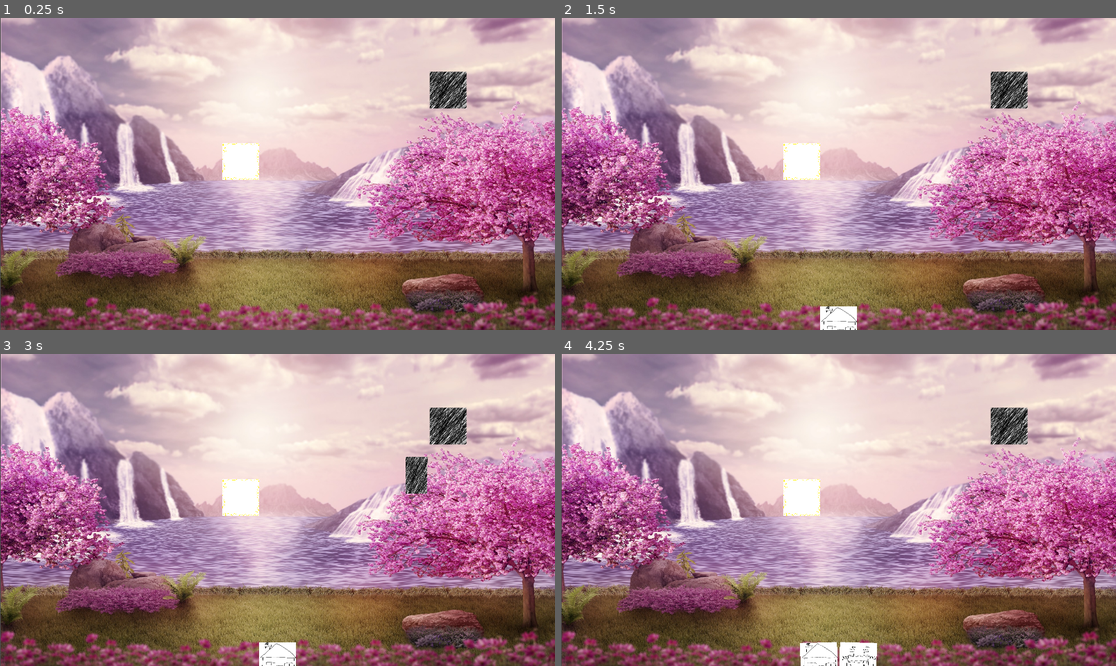
Above: before the commit, frames 1-4 (two rows, left to right).
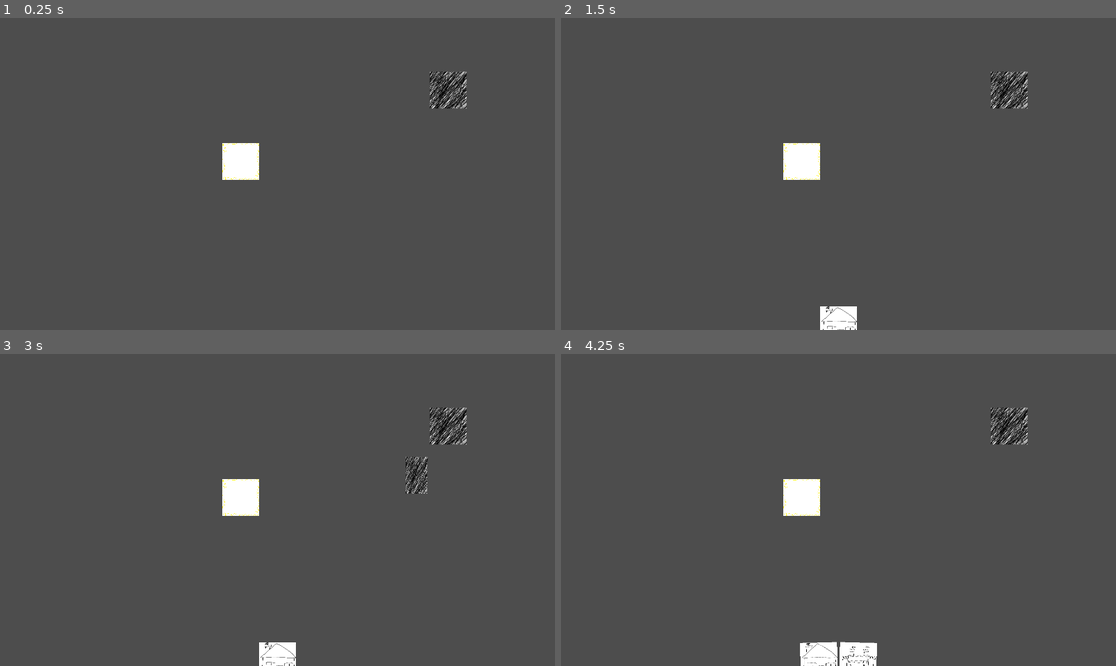
Above: after the commit, the same moments.

Repository: Reeyan283/ianCardGame
Game: Godot game, scene res://play_space.tscn
Two runs of this game, one before a commit and one after it. Both use one fixed random seed, a clock stepped at 60 frames per second and the inputs below.
Inputs (mouse positions are in pixels of both pictures, inside the frame that each line leads up to):
- Up to frame 1 (0.25 s): no input
- Up to frame 2 (1.5 s): click (1010, 89) at 0.5 s; click (860, 289) at 1.25 s
- Up to frame 3 (3 s): click (277, 659) at 2 s; click (449, 425) at 2.75 s
- Up to frame 4 (4.25 s): click (827, 659) at 3.52 s

The runs differ from the first frame. In frame 1, 97% of the frame differs, in the area x 0-100%, y 0-100%; in frame 2, 97%; in frame 3, 96%; in frame 4, 96%.

Commit message:
renaming

Diff:
--- a/cards.gd
+++ b/cards.gd
@@ -15,12 +15,12 @@
 		if c.index >= 0:
 			match state:
 				Neutral, InMouseTop:
-					c.reposition(c.MovingShort,c.index,total_cards)
+					c.position_in_hand(c.MovingInHand,c.index,total_cards)
 				Focusing, InMouseBottom:
 					if c.index >= gap_index:
-						c.reposition(c.MovingShort,c.index + 1,total_cards + 1)
+						c.position_in_hand(c.MovingInHand,c.index + 1,total_cards + 1)
 					elif c.index >= 0:
-						c.reposition(c.MovingShort,c.index,total_cards + 1)
+						c.position_in_hand(c.MovingInHand,c.index,total_cards + 1)
 
 func add_card(card: Node, pos : int):
 	var card_node = get_children()
--- a/cards/card_base.gd
+++ b/cards/card_base.gd
@@ -6,11 +6,9 @@
 @onready var card_info: Array = card_database.DATA.get(card_database[card_name])
 @onready var card_img_path: String = str("res://assets/cards/", card_info[0], "/", card_name, ".png")
 
-@onready var original_scale: Vector2 = scale
 
 @onready var hand_circle_center: Vector2 = Vector2(get_viewport().size.x, get_viewport().size.y) * Vector2(0.5, 3.65)
 @onready var hand_circle_radius: int = get_viewport().size.x * 1.5
-
 var hand_circle_angle: float = 0
 var hand_circle_angle_vector: Vector2 = Vector2()
 const HAND_SPREAD_ANGLE: float = .047
@@ -19,33 +17,34 @@
 var target_pos: Vector2
 var start_rot: float
 var target_rot: float
+@onready var original_scale: Vector2 = scale
 var start_scale: Vector2
 @onready var target_scale: Vector2 = original_scale
 @onready var focus_scale: Vector2 = original_scale*2
+@onready var card_offset = $'../../'.CARD_SIZE.x * Vector2(0.5,0.5)
 
 var t: float = 0
 var move_short_time: float = 0.2
 var move_long_time: float = 0.8
 var focus_time: float = 0.25
-var shrink_time = 0.1
-var shift_line: float = 0.65
-var in_top_flag: bool = true
-var drawing_flag: bool = true
+var scale_time = 0.1
+@onready var hand_line: float = get_viewport().size.y * 0.7
+var in_top: bool = true
+var is_drawing: bool = true
+var in_hand: bool = true
 
 # Card States
 enum{
 	Neutral,
-	InHand,
 	InPlay,
 	InMouse,
 	Focusing,
-	MovingLong,
-	MovingShort
+	MovingToHand,
+	MovingFromHand,
+	MovingInHand
 }
-
 var state = Neutral
 
-# Called when the node enters the scene tree for the first time.
 func _ready():
 	var card_size = size
 	$Card.texture = ImageTexture.create_from_image(Image.load_from_file(card_img_path))
@@ -55,56 +54,53 @@
 
 func _physics_process(delta):
 	match state:
-		Neutral:
-			pass
-		InHand:
-			pass
-		InPlay:
+		Neutral, InPlay:
 			pass
 		InMouse:
 			rotation = 0
-			position = get_viewport().get_mouse_position() - $'../../'.CARD_SIZE.x * Vector2(0.5,0.5)
+			position = get_viewport().get_mouse_position() - card_offset
 			if t <= 1:
 				scale = start_scale * (1-t) + target_scale * t
-				t += delta/float(shrink_time)
+				t += delta/float(scale_time)
 			else:
 				scale = target_scale
-			if position.y < get_viewport().size.y * shift_line and not in_top_flag:
-				$"../../Cards".set_state($"../../Cards".InMouseTop, 20)
-				$"../../Cards".align_cards()
-				in_top_flag = true
-			if position.y > get_viewport().size.y * shift_line and in_top_flag:
-				$"../../Cards".set_state($"../../Cards".InMouseBottom, 20)
-				in_top_flag = false
-			if not in_top_flag and position_to_slot(get_viewport().get_mouse_position()) != $"../../Cards".gap_index:
-				$"../../Cards".gap_index = position_to_slot(get_viewport().get_mouse_position())
-				$"../../Cards".align_cards()
+			if in_hand == true:
+				if position.y < hand_line and not in_top:
+					$"../../CardsInHand".set_state($"../../CardsInHand".InMouseTop, 20)
+					$"../../CardsInHand".align_cards()
+					in_top = true
+				if position.y > hand_line and in_top:
+					$"../../CardsInHand".set_state($"../../CardsInHand".InMouseBottom, 20)
+					in_top = false
+				if not in_top and position_to_index(get_viewport().get_mouse_position()) != $"../../CardsInHand".gap_index:
+					$"../../CardsInHand".gap_index = position_to_index(get_viewport().get_mouse_position())
+					$"../../CardsInHand".align_cards()
 		Focusing:
 			move(delta,focus_time)
-		MovingLong:
-			if drawing_flag and $CardBack.visible:
+		MovingToHand:
+			if is_drawing and $CardBack.visible:
 				target_scale.x = -original_scale.x
 				if t >= 0.5:
 					start_scale.x = -original_scale.x
 					target_scale.x = original_scale.x
 					$CardBack.visible = false
-					drawing_flag = false
-			if position.y > get_viewport().size.y * shift_line and in_top_flag:
-				$"../../Cards".align_cards()
-				in_top_flag = false
+					is_drawing = false
+			if position.y > hand_line and in_top:
+				$"../../CardsInHand".align_cards()
+				in_top = false
 			move(delta, move_long_time)
-		MovingShort:
+		MovingInHand:
 			move(delta,move_short_time)
 
 
-func reposition(newState,slot_num,total_slots):
+func position_in_hand(newState,slot_num,total_slots):
 	hand_circle_angle = PI/2 + HAND_SPREAD_ANGLE * (float(total_slots-1)/2 - slot_num)
 	hand_circle_angle_vector = hand_circle_radius * Vector2(cos(hand_circle_angle), -sin(hand_circle_angle))
-	target_pos = hand_circle_center + hand_circle_angle_vector - $'../../'.CARD_SIZE.x * Vector2(0.5,0.5)
+	target_pos = hand_circle_center + hand_circle_angle_vector - card_offset
 	target_rot = PI/2 - hand_circle_angle
 	target_scale = original_scale
 	match state:
-		Neutral, InHand, MovingShort:
+		Neutral, MovingInHand:
 			t = 0
 			start_pos = position
 			start_rot = rotation
@@ -122,23 +118,27 @@
 
 func _on_focus_mouse_entered():
 	match state:
-		InHand, MovingShort, Neutral:
-			if $"../../Cards".state == $"../../Cards".Neutral:
-				$"../../Cards".set_state($"../../Cards".Focusing, index)
-				$"../../Cards".align_cards()
-				reposition(Focusing,index, $"../../Cards".total_cards)
+		MovingInHand, Neutral:
+			if $"../../CardsInHand".state == $"../../CardsInHand".Neutral:
+				$"../../CardsInHand".set_state($"../../CardsInHand".Focusing, index)
+				$"../../CardsInHand".align_cards()
+				position_in_hand(Focusing,index, $"../../CardsInHand".total_cards)
 				target_rot = 0
 				target_pos.y = get_viewport().size.y - $'../../'.CARD_SIZE.y * 1.75
 				target_scale = focus_scale
 				state = Focusing
 				t=0
+		InPlay:
+			pass
 
 func _on_focus_mouse_exited():
 	match state:
 		Focusing:
 			state = Neutral
-			$"../../Cards".set_neutral()
-			$"../../Cards".align_cards()
+			$"../../CardsInHand".set_neutral()
+			$"../../CardsInHand".align_cards()
+		InPlay:
+			pass
 
 func move(delta, time : float):
 	if t <=1:
@@ -151,16 +151,15 @@
 		rotation = target_rot
 		scale = target_scale
 		if state != Focusing:
-			state = InHand
-		t = 2
+			state = Neutral
 
 func _input(event):
 	match state:
 		Focusing:
 			if event.is_action_pressed("ui_select"):
-				$"../../Cards".remove_card(self)
-				$"../../Cards".set_state($"../../Cards".InMouseBottom, index)
-				$"../../Cards".align_cards()
+				$"../../CardsInHand".remove_card(self)
+				$"../../CardsInHand".set_state($"../../CardsInHand".InMouseBottom, index)
+				$"../../CardsInHand".align_cards()
 				start_scale = scale
 				target_scale = original_scale
 				t=0
@@ -173,27 +172,27 @@
 				if nearest_slot_dist < 100 and nearest_slot.get_child_count() == 1:
 					position = find_nearest_slot()[1].position
 					state = InPlay
-					$"../../Cards".set_neutral()
-				elif in_top_flag:
-					$"../../Cards".add_card(self,$"../../Cards".total_cards)
+					$"../../CardsInHand".set_neutral()
+				elif in_top:
+					$"../../CardsInHand".add_card(self,$"../../CardsInHand".total_cards)
 					state = Neutral
-					reposition(MovingLong,index,$"../../Cards".total_cards)
-					$"../../Cards".set_neutral()
+					position_in_hand(MovingToHand,index,$"../../CardsInHand".total_cards)
+					$"../../CardsInHand".set_neutral()
 				else:
-					$"../../Cards".add_card(self,$"../../Cards".gap_index)
+					$"../../CardsInHand".add_card(self,$"../../CardsInHand".gap_index)
 					state = Neutral
-					reposition(MovingShort,index,$"../../Cards".total_cards)
-					$"../../Cards".set_neutral()
-
-func position_to_slot(pos : Vector2) -> int:
+					position_in_hand(MovingInHand,index,$"../../CardsInHand".total_cards)
+					$"../../CardsInHand".set_neutral()
+
+func position_to_index(pos : Vector2) -> int:
 	var deviation = (PI/2 + hand_circle_center.angle_to_point(pos))/HAND_SPREAD_ANGLE
-	if $"../../Cards".total_cards % 2 == 1:
+	if $"../../CardsInHand".total_cards % 2 == 1:
 		deviation += 0.5
-	var gap_index = round(($"../../Cards".total_cards)/2 + deviation)
+	var gap_index = round(($"../../CardsInHand".total_cards)/2 + deviation)
 	if gap_index < 0:
 		return 0
-	elif gap_index > $"../../Cards".total_cards:
-		return $"../../Cards".total_cards
+	elif gap_index > $"../../CardsInHand".total_cards:
+		return $"../../CardsInHand".total_cards
 	else:
 		return gap_index
 
--- a/play_space.gd
+++ b/play_space.gd
@@ -22,7 +22,7 @@
 	new_card.scale = CARD_SIZE/new_card.size
 	new_card.position = $Deck.position - CARD_SIZE/2
 
-	$Cards.add_child(new_card)
-	$Cards.add_card(new_card, $Cards.total_cards)
+	$CardsInHand.add_child(new_card)
+	$CardsInHand.add_card(new_card, $CardsInHand.total_cards)
 
-	new_card.reposition(new_card.MovingLong,new_card.index,$Cards.total_cards)
+	new_card.position_in_hand(new_card.MovingToHand,new_card.index,$CardsInHand.total_cards)
--- a/play_space.tscn
+++ b/play_space.tscn
@@ -12,10 +12,11 @@
 
 [node name="CardSlots" type="Node" parent="."]
 
-[node name="Cards" type="Node" parent="."]
+[node name="CardsInHand" type="Node" parent="."]
 script = ExtResource("2_yhdw5")
 
 [node name="Background" type="Sprite2D" parent="."]
+visible = false
 position = Vector2(963, 544)
 texture = ExtResource("2_5q7mh")
 
